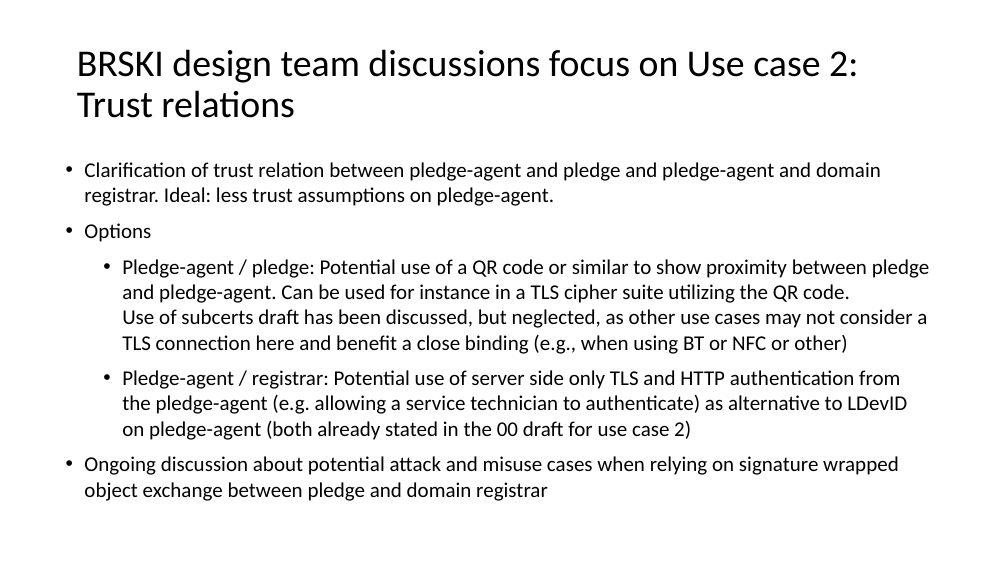
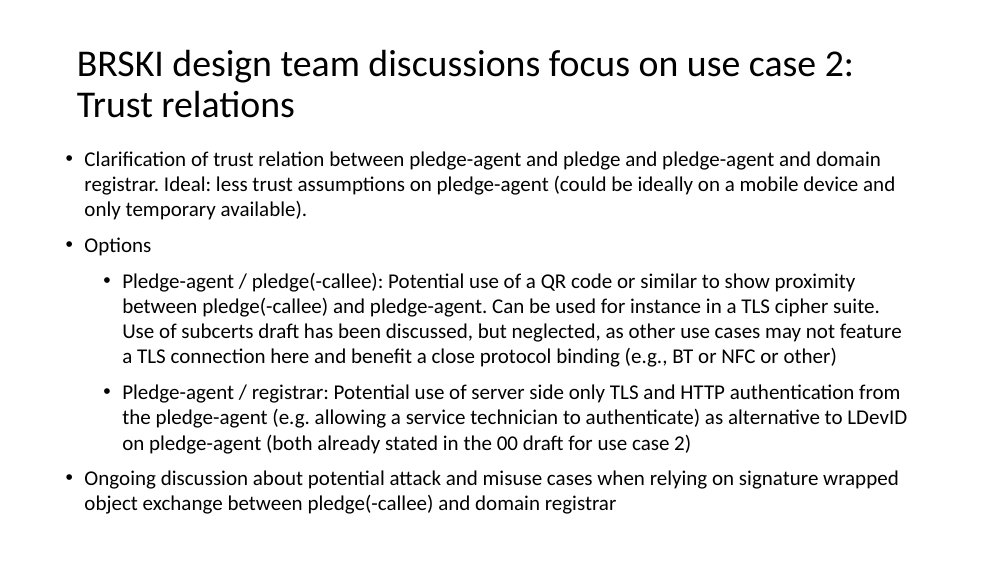
Before and after one commit to anima-wg/anima-brski-ae, a slide deck: slide 5 of slides/slides-109-BRSKI-AE-fries.pptx (slide 4 before the commit). Drawn at 1008x567 pixels with LibreOffice and Linux fonts; fonts in the diff are those of the drawing. Boxes give left, top, right and bottom in pixels: in the first picture for what was removed or moved away, otherwise in the second. Text is boxed around its words. In the diff, an @@ line names an element or a change of style, - is before the commit and + after.

Commit message:
Slides for IETF 109 (short version for inclusion into slides for Design Team Update, longer version for info and discussion)

```diff
--- a/slides/slides-109-BRSKI-AE-fries.pptx
+++ b/slides/slides-109-BRSKI-AE-fries.pptx
@@ title at (x1=77, y1=49, x2=854, y2=118): text changed @@
-BRSKI design team discussions focus on Use case 2: Trust relations
+BRSKI design team discussions focus on use case 2:
+Trust relations
@@ text "Clarification of trust relation between ..." moved from (x1=84, y1=162, x2=930, y2=501) to (x1=84, y1=151, x2=907, y2=514) @@
@@ text at (x1=84, y1=151, x2=895, y2=220): text changed @@
-• Clarification of trust relation between pledge-agent and pledge and pledge-agent and domain registrar. Ideal: less trust assumptions on pledge-agent.
+• Clarification of trust relation between pledge-agent and pledge and pledge-agent and domain registrar. Ideal: less trust assumptions on pledge-agent (could be ideally on a mobile device and only temporary available).
@@ text at (x1=122, y1=273, x2=902, y2=367): text changed @@
-  • Pledge-agent / pledge: Potential use of a QR code or similar to show proximity between pledge and pledge-agent. Can be used for instance in a TLS cipher suite utilizing the QR code.
-    Use of subcerts draft has been discussed, but neglected, as other use cases may not consider a TLS connection here and benefit a close binding (e.g., when using BT or NFC or other)
+  • Pledge-agent / pledge(-callee): Potential use of a QR code or similar to show proximity between pledge(-callee) and pledge-agent. Can be used for instance in a TLS cipher suite.
+    Use of subcerts draft has been discussed, but neglected, as other use cases may not feature
+    a TLS connection here and benefit a close protocol binding (e.g., BT or NFC or other)
@@ text at (x1=84, y1=470, x2=899, y2=514): text changed @@
-• Ongoing discussion about potential attack and misuse cases when relying on signature wrapped object exchange between pledge and domain registrar
+• Ongoing discussion about potential attack and misuse cases when relying on signature wrapped object exchange between pledge(-callee) and domain registrar
```
Also in this commit, not shown: 6 other slides changed, 1 slide added, 1 other file.
